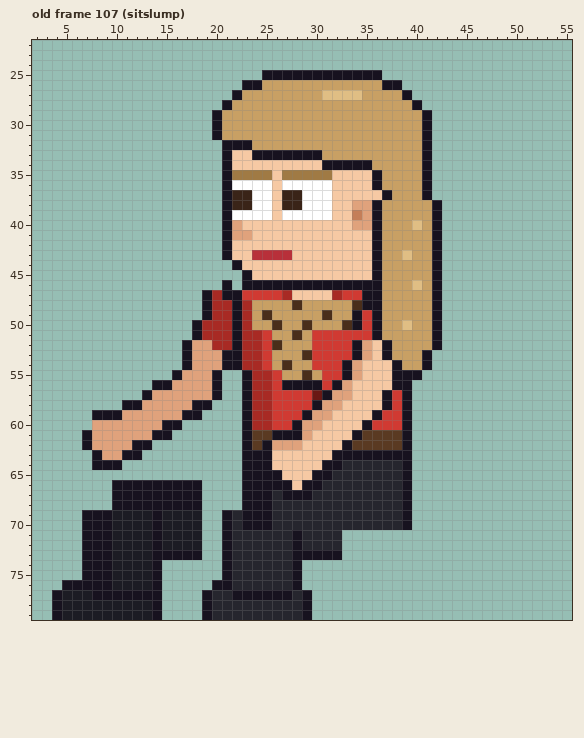
Pixel-art file, stored at sprites/staff/office_christy_left_anim.aseprite. Above, as it was before the edit.
64x80 pixels, 129 frames. Colours within 5 levels of each other are drawn and written as one. Shown: old frame 107 (sitslump): x 2..55, y 22..79. The commit also changed other frames, which this record leaves out.
The same view after the edit:
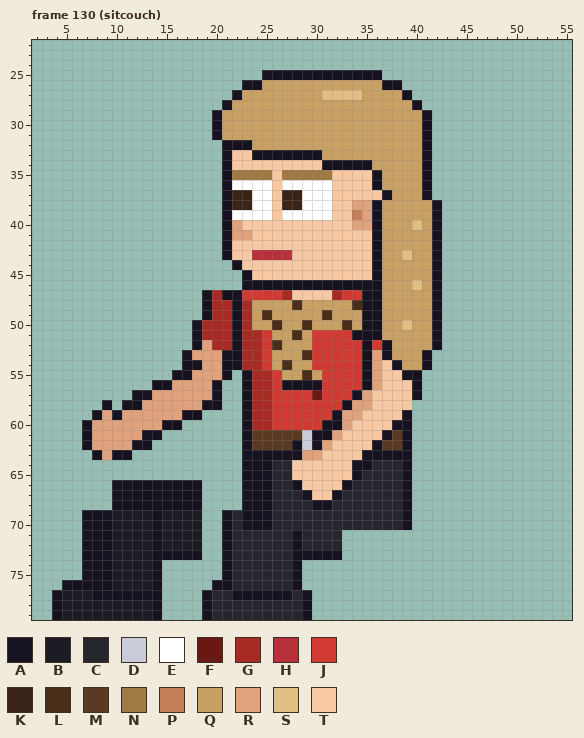
Palette (. is transparent): A #17121f  B #1c1c24  C #26262e  D #c8ccd8  E #ffffff  F #6a1814  G #a82a24  H #b8303a  J #d03a32  K #3a2418  L #4a2e1a  M #5a3a22  N #a07a44  P #c47e58  Q #c8a064  R #e0a27c  S #e0be84  T #f6c9a4
A new or re-ordered frame is compared with the old frame closest to it.
Change:
frames 129 -> 135
Frame 130 (sitcouch) is new; against old frame 107 (sitslump), layers "Near Arm", "Back Arm":
The edit adds colour A in row 55 at x 21; in row 56 at x 40; in row 57 at x 12 and 40; in row 58 at x 9 and 20; in row 60 at x 7.
Colour C gives way to colour A in row 64 at x 34 to 35; in row 65 at x 34; in row 66 at x 33; in row 67 at x 32; in row 68 at x 30 to 31.
Colour J gives way to colour A in rows 49 to 50 at x 35; in row 51 at x 34 to 35; in row 60 at x 38.
Colour M gives way to colour A in row 61 at x 37; in row 62 at x 36.
Colour R gives way to colour A in row 52 at x 18 and 35; in row 53 at x 35; in row 54 at x 18; in row 55 at x 17; in row 61 at x 13; in row 62 at x 28.
Colour R gives way to colour A in row 63 at x 10.
Colour T gives way to colour A in rows 54 to 56 at x 35; in row 57 at x 34; in row 58 at x 33; in row 59 at x 32; in row 60 at x 31 to 32; in row 61 at x 30 to 31.
Colour T gives way to colour A in row 62 at x 30; in row 63 at x 26 to 28; in row 66 at x 28.
Colour A gives way to colour C in row 65 at x 26; in row 66 at x 26 to 27; in row 67 at x 27 to 28.
Colour T gives way to colour C in row 64 at x 26 to 27; in row 65 at x 27.
Colour R gives way to colour D in row 61 at x 29.
Colour T gives way to colour D in row 62 at x 29.
Colour A gives way to colour J in rows 52 to 53 at x 34; in rows 54 to 55 at x 33; in row 56 at x 32; in row 57 at x 31; in row 58 at x 30; in row 59 at x 29.
Colour A gives way to colour J in row 60 at x 28.
Colour R gives way to colour J in rows 54 to 55 at x 34; in row 56 at x 33; in row 57 at x 32 to 33; in row 58 at x 31 to 32; in row 59 at x 30 to 31; in row 60 at x 29 to 30.
Colour T gives way to colour J in row 52 at x 36; in row 56 at x 34.
Colour A gives way to colour M in row 61 at x 26 to 28; in row 62 at x 25.
Colour R gives way to colour M in row 62 at x 26 to 27.
Colour A gives way to colour Q in rows 49 to 50 at x 34.
Colour A gives way to colour R in row 55 at x 20; in row 58 at x 18; in row 59 at x 9.
Colour T gives way to colour R in rows 53 to 56 at x 36; in row 57 at x 35; in row 58 at x 34 to 35; in row 59 at x 33 to 34; in row 60 at x 33; in row 61 at x 32.
Colour T gives way to colour R in row 62 at x 31; in row 63 at x 29 to 30.
Colour A gives way to colour T in row 55 at x 38; in row 56 at x 38 to 39; in rows 57 to 58 at x 37 and 39; in row 59 at x 36; in row 60 at x 35; in row 61 at x 34.
Colour A gives way to colour T in row 62 at x 33; in row 63 at x 32 to 34; in row 64 at x 31 to 32; in row 65 at x 30 to 31; in row 66 at x 29 to 30.
Colour C gives way to colour T in row 64 at x 33; in row 65 at x 32 to 33; in row 66 at x 31 to 32; in row 67 at x 30 to 31.
Colour J gives way to colour T in rows 57 to 58 at x 38; in row 59 at x 37 to 38; in row 60 at x 36 to 37.
Colour M gives way to colour T in row 61 at x 35 to 36; in row 62 at x 34 to 35.
Colour A is gone in row 46 at x 21; in row 52 at x 17; in row 61 at x 15; in row 63 at x 12; in row 64 at x 8 to 10.
Changed places in both pictures, as pixel boxes (x1, y1, x2, y2):
erased: (222, 280, 232, 290)
changed: (82, 310, 422, 510)
